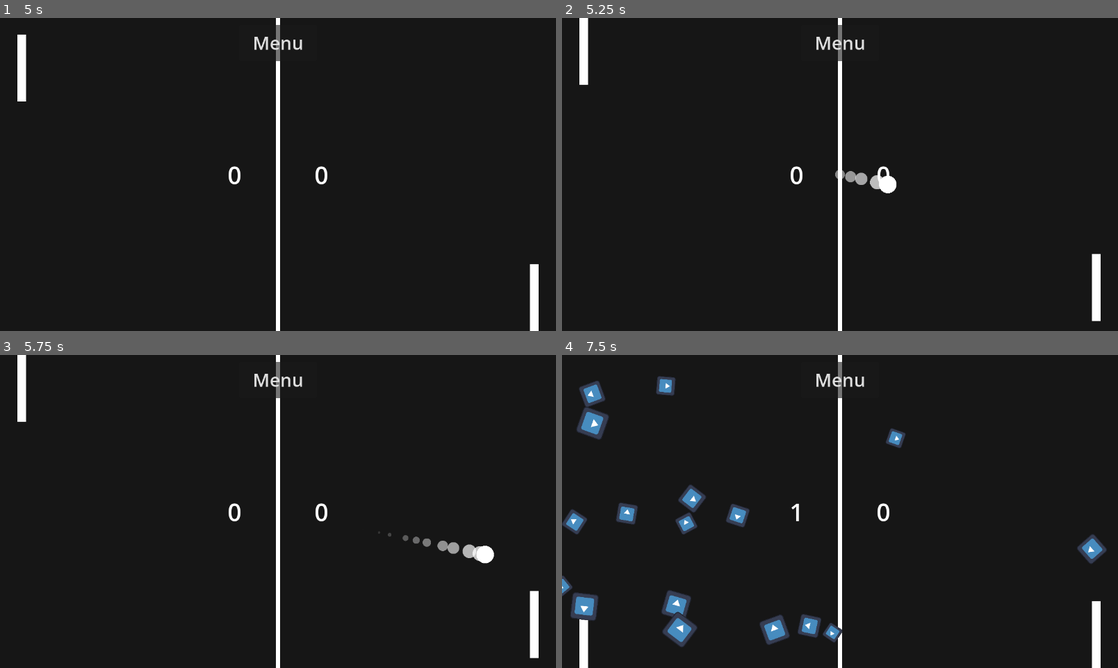
Above: before the commit, frames 1-4 (two rows, left to right).
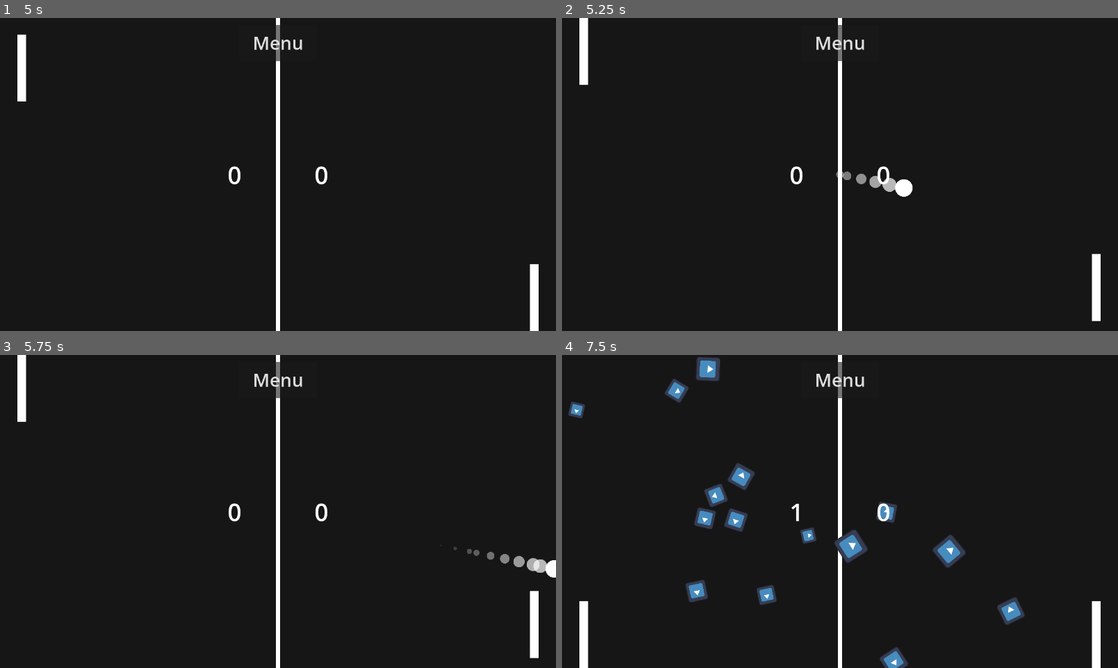
Above: after the commit, the same moments.

Repository: rakRandom/godot-ping-pong
Game: Godot game, scene res://scenes/menu.tscn
Same seed, same stepped clock (60 frames per second), same inputs: the game is played once before the commit and once after it. The engine's default icon, where the game draws it, is replaced by a stand-in: a white triangle on a blue panel in a dark square. Sound files missing from this copy of the repository are replaced by a short silence.
Inputs:
- Up to frame 1 (5 s): click "Play" at 0.5 s; click "Menu" at 1.25 s; click "Play" at 2 s; tap Enter at 2.75 s; hold W (player1_up) 2.78-3.53 s; hold Down (player2_down) 2.78-3.53 s; hold S (player1_down) 3.53-4.28 s; tap Up (player2_up) at 3.6 s; hold W (player1_up) from 4.28 s (still down); hold Down (player2_down) from 4.28 s (still down)
- Up to frame 2 (5.25 s): keep holding W (player1_up); release Down (player2_down) at 5.03 s; tap Up (player2_up) at 5.1 s
- Up to frame 3 (5.75 s): keep holding W (player1_up)
- Up to frame 4 (7.5 s): release W (player1_up) at 5.78 s; hold Down (player2_down) 5.78-6.53 s; hold S (player1_down) from 5.78 s (still down); tap Up (player2_up) at 6.6 s; hold Down (player2_down) from 7.28 s (still down)

Frame 1 is identical in both runs. In frame 2, 0.4% of the frame differs, in the area x 49-64%, y 48-58%; in frame 3, 0.8%; in frame 4, 7.4%, in the area x 0-98%, y 0-100%.

Commit message:
Update ball.gd

Diff:
--- a/scripts/ball.gd
+++ b/scripts/ball.gd
@@ -3,7 +3,7 @@
 @onready var fade_particles = $FadeParticles
 @onready var collide_sound = $CollideSound
 
-const SPEED: int = 750
+const SPEED: int = 1000
 var direction: Vector2 = Vector2.ZERO
 
 
